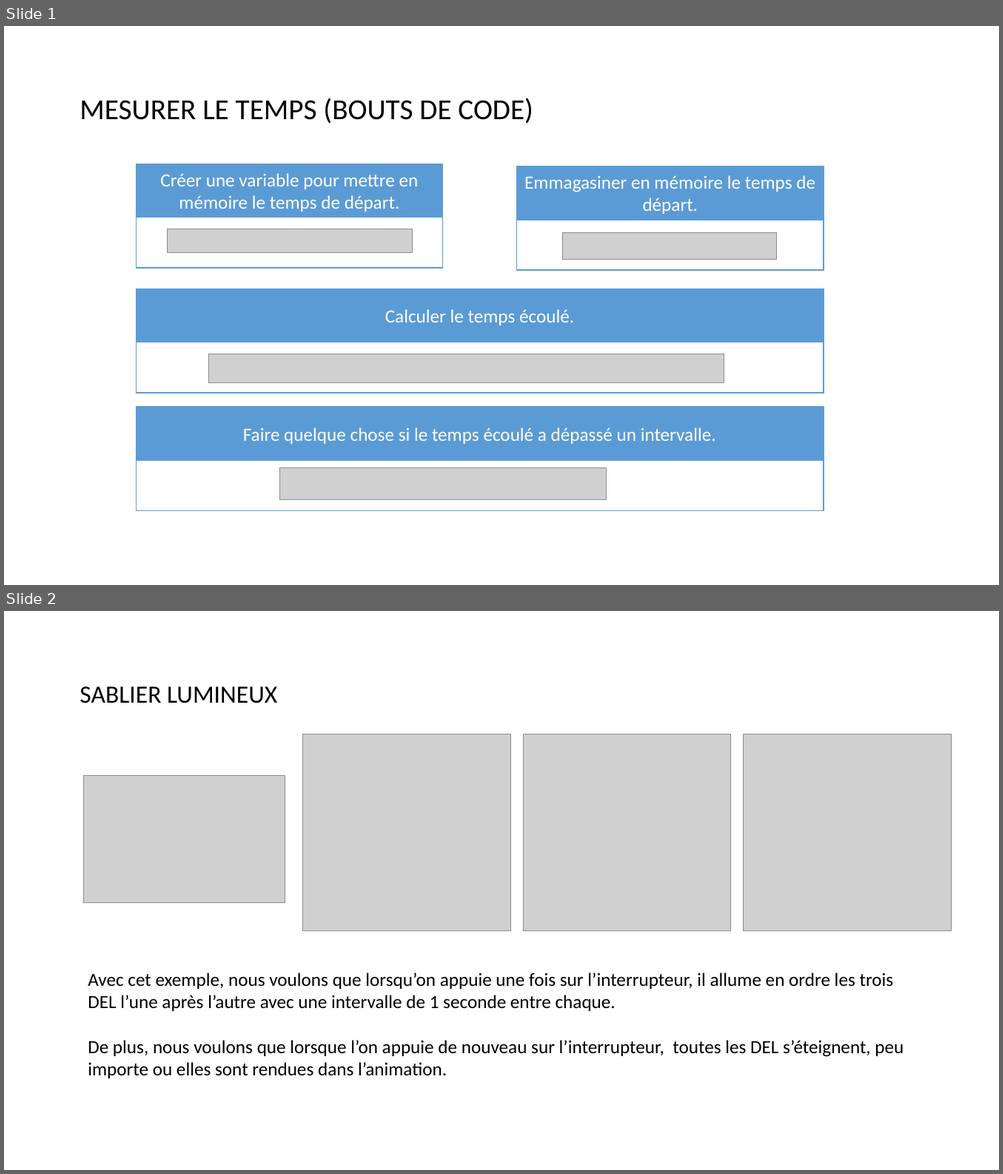
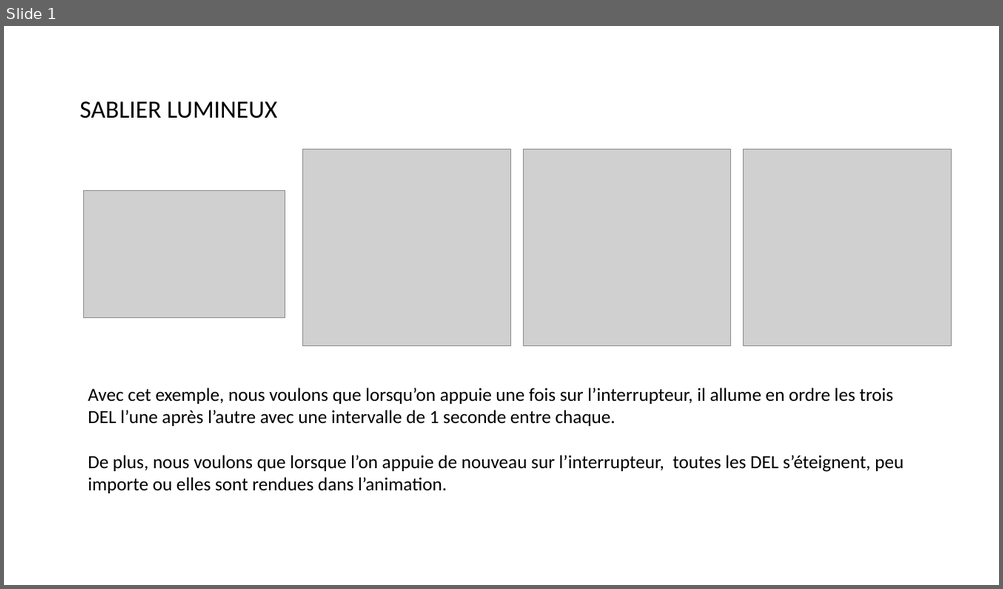
Before and after one commit to tim-montmorency/rel-electro-immersif, a slide deck: rel-electro-immersif-originals/intervalle de temps.pptx. Shown one above the other, each under a label of ours: slides 1 and 2 before the commit, slide 1 after it. The pictures are 1003x1174 and 1003x589 pixels, drawn with LibreOffice and Linux fonts; fonts in the diff are those of the drawing; grey boxes stand for pictures. Boxes give left, top, right and bottom in pixels: in the first picture for what was removed or moved away, otherwise in the second. Text is boxed around its words. In the diff, an @@ line names an element or a change of style, - is before the commit and + after.

Commit message:
Intervalle et changement

```diff
--- a/rel-electro-immersif-originals/intervalle de temps.pptx
+++ b/rel-electro-immersif-originals/intervalle de temps.pptx
@@ slide 1 removed at [4, 26, 999, 585], background #FFFFFF @@
@@ title removed at [79, 98, 533, 124] @@
-MESURER LE TEMPS (BOUTS DE CODE)
@@ rectangle removed at [136, 164, 443, 218] @@
-Créer une variable pour mettre en mémoire le temps de départ.
@@ rectangle removed at [517, 167, 823, 220] @@
-Emmagasiner en mémoire le temps de départ.
@@ rectangle removed at [136, 215, 443, 269] @@
@@ rectangle removed at [517, 217, 823, 271] @@
@@ picture removed at [167, 230, 412, 254] @@
@@ picture removed at [562, 232, 777, 260] @@
@@ rectangle removed at [136, 289, 823, 343] @@
-Calculer le temps écoulé.
@@ rectangle removed at [136, 339, 823, 393] @@
@@ picture removed at [208, 355, 724, 383] @@
@@ rectangle removed at [136, 407, 823, 461] @@
-Faire quelque chose si le temps écoulé a dépassé un intervalle.
@@ rectangle removed at [136, 458, 823, 511] @@
@@ picture removed at [279, 469, 606, 500] @@
@@ what was slide 2 is now slide 1 @@
```
Also in this commit, not shown: 52 other files.
